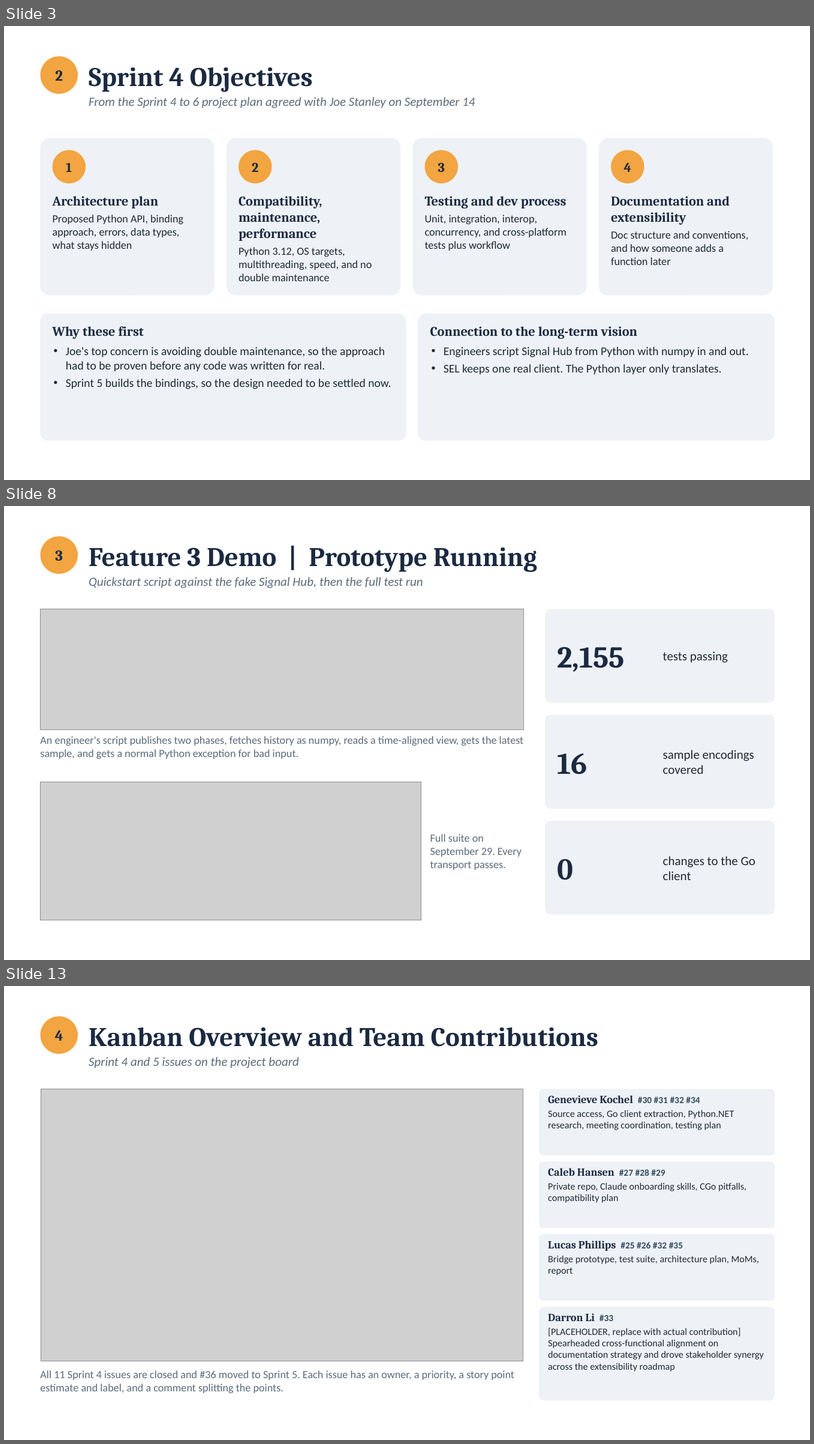
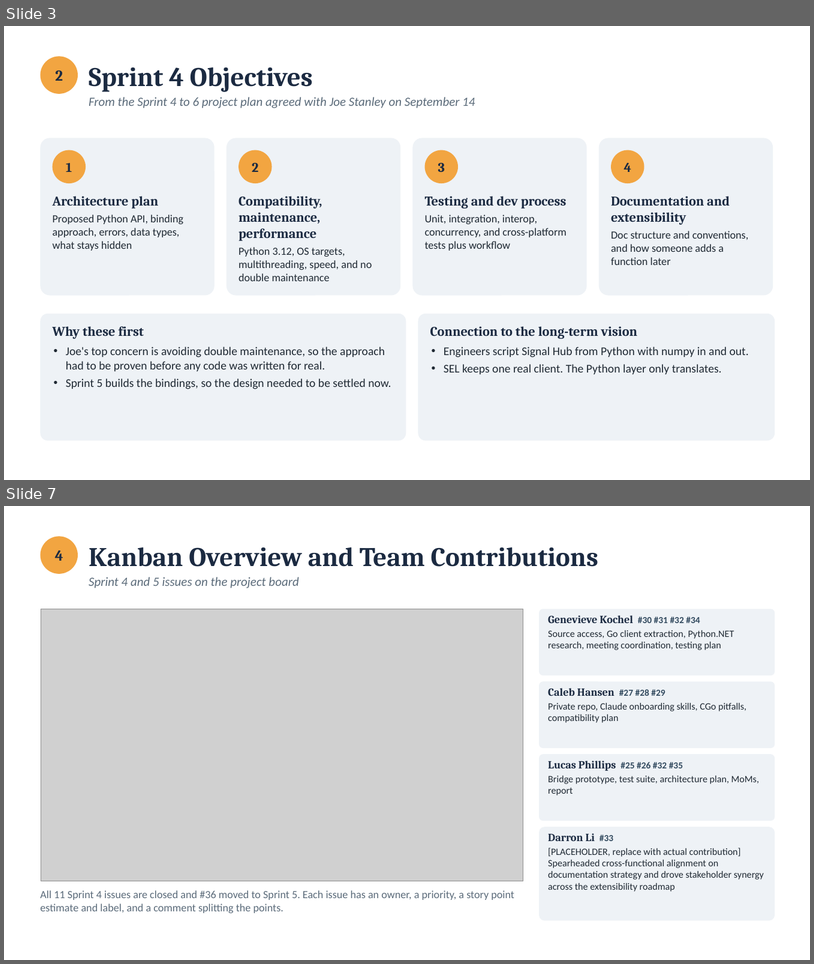
Before and after one commit to calebh13/sel-blueframe-sdk, a slide deck: Sprints/Sprint_4/Sprint 4 Presentation.pptx. Shown one above the other, each under a label of ours: slides 3, 8 and 13 before the commit, slides 3 and 7 after it; the slides between them are not shown. The pictures are 814x1444 and 814x964 pixels, drawn with LibreOffice and Linux fonts; fonts in the diff are those of the drawing; grey boxes stand for pictures. Boxes give left, top, right and bottom in pixels: in the first picture for what was removed or moved away, otherwise in the second. Text is boxed around its words. In the diff, an @@ line names an element or a change of style, - is before the commit and + after.

Commit message:
Prototype overview, client feedback, and shorter feature section in slides

```diff
--- a/Sprints/Sprint_4/Sprint 4 Presentation.pptx
+++ b/Sprints/Sprint_4/Sprint 4 Presentation.pptx
@@ slide 8 removed at <box>4,506,810,960</box>, background #FFFFFF @@
@@ ellipse removed at <box>40,536,78,574</box> @@
-3
@@ text removed at <box>89,547,537,572</box> @@
-Feature 3 Demo | Prototype Running
@@ text removed at <box>89,577,423,588</box> @@
-Quickstart script against the fake Signal Hub, then the full test run
@@ picture removed at <box>40,609,524,730</box> @@
@@ rounded rectangle removed at <box>545,609,776,703</box> @@
@@ text removed at <box>557,647,625,672</box> @@
-2,155
@@ text removed at <box>663,651,728,663</box> @@
-tests passing
@@ rounded rectangle removed at <box>545,715,776,808</box> @@
@@ text removed at <box>40,736,524,759</box> @@
-An engineer's script publishes two phases, fetches history as numpy, reads a time-aligned view, gets the latest sample, and gets a normal Python exception for bad input.
@@ text removed at <box>557,753,587,774</box> @@
-16
@@ text removed at <box>663,750,755,774</box> @@
-sample encodings covered
@@ picture removed at <box>40,782,422,920</box> @@
@@ rounded rectangle removed at <box>545,820,776,915</box> @@
@@ text removed at <box>431,834,522,870</box> @@
-Full suite on September 29. Every transport passes.
@@ text removed at <box>557,859,573,880</box> @@
-0
@@ text removed at <box>663,856,756,880</box> @@
-changes to the Go client
@@ what was slide 13 is now slide 7 @@
```
Also in this commit, not shown: 6 slides changed, 2 slides added, 7 other slides removed, 8 other files.
